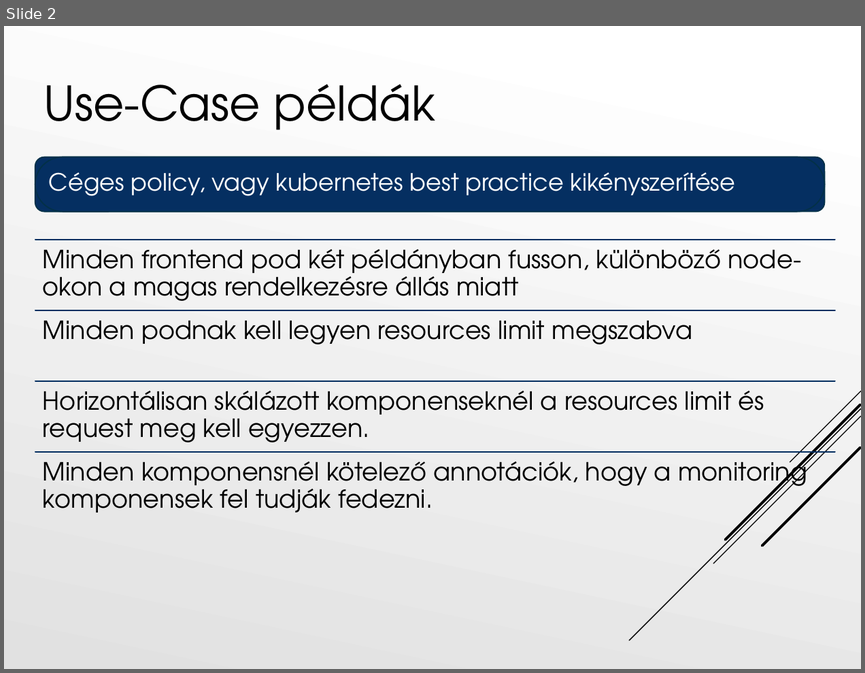
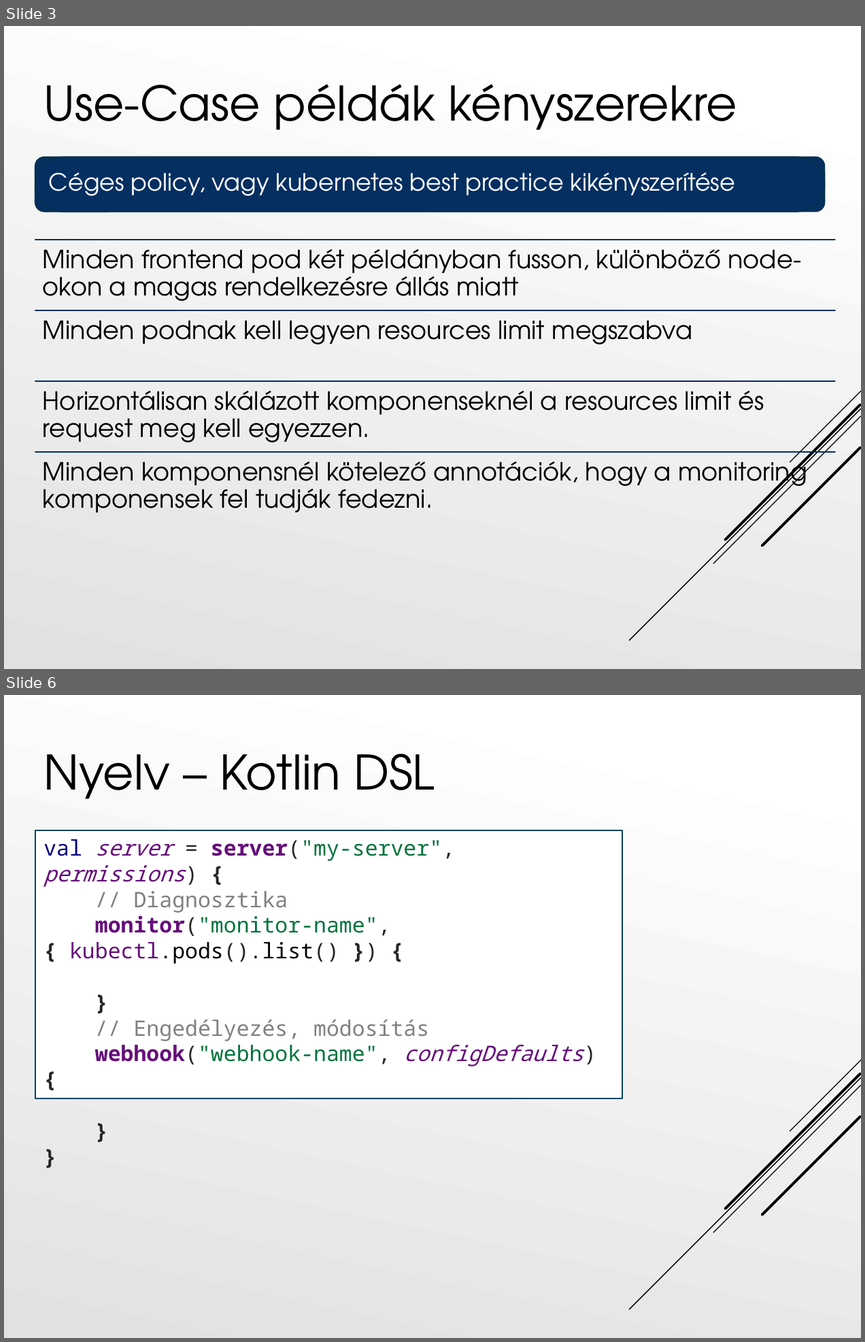
Before and after one commit to Tiegris/KonstrainR, a slide deck: ppt/prezi.pptx. Shown one above the other, each under a label of ours: slide 2 before the commit, slides 3 and 6 after it; the slides between them are not shown. The pictures are 865x673 and 865x1342 pixels, drawn with LibreOffice and Linux fonts; fonts in the diff are those of the drawing. Boxes give left, top, right and bottom in pixels: in the first picture for what was removed or moved away, otherwise in the second. Text is boxed around its words. In the diff, an @@ line names an element or a change of style, - is before the commit and + after.

```diff
--- a/ppt/prezi.pptx
+++ b/ppt/prezi.pptx
@@ slide 6 added at box(4, 695, 861, 1338), background gradient #FFFFFF to #E1E1E1; not listed: 5 template elements that a slide beside it also shows @@
@@ title added at box(43, 753, 434, 799), 40 pt, text #000000 @@
+Nyelv – Kotlin DSL
@@ rectangle added at box(35, 830, 621, 1098), fill #FFFFFF, outline #054361 1 pt, 18 pt, text #660E7A @@
+val server = server("my-server", permissions) {
+// Diagnosztika
+monitor("monitor-name", { kubectl.pods().list() }) {
+}
+// Engedélyezés, módosítás
+webhook("webhook-name", configDefaults) {
+}
+}
@@ what was slide 2 is now slide 3 @@
@@ slide 3 changed as well @@
@@ title at box(43, 84, 737, 130): text changed @@
-Use-Case példák
+Use-Case példák kényszerekre
```
Also in this commit, not shown: 2 other slides changed, 13 other slides added, 11 slides removed.
